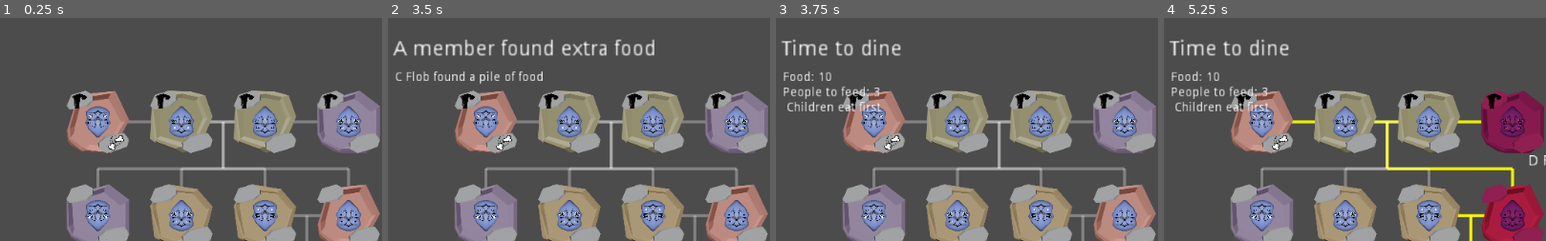
Above: before the commit, frames 1-4 (left to right).
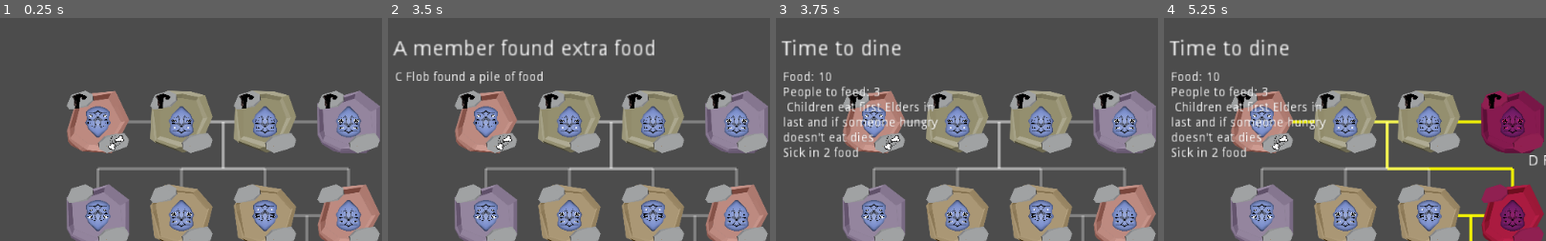
Above: after the commit, the same moments.

Repository: pmoco/GGJ23-FlipFlop_Gene
Game: Godot game, scene res://scenes/test.tscn
Two runs of this game, one before a commit and one after it. Both use one fixed random seed, a clock stepped at 60 frames per second and the inputs below.
Inputs (mouse positions are % of the whole screen's width and height, from its top left):
- Up to frame 1 (0.25 s): no input
- Up to frame 2 (3.5 s): click "Next" at 0.5 s; click "Next" at 1.25 s; click "OK" at 2 s; click "OK" at 2.75 s
- Up to frame 3 (3.75 s): click "Next" at 3.5 s
- Up to frame 4 (5.25 s): click "OK" at 4.25 s; tap Enter at 5 s; move the mouse to (72, 45) at 5.02 s; click (72, 45) at 5.17 s
The pictures show only the part of the screen within x 26-76%, y 18-68%; the shares and areas given below are measured in that part.

Frames 1-2 are identical in both runs. In frame 3, 1.7% of the frame differs, in the area x 2-43%, y 37-63%; in frame 4, 1.7%.

Commit message:
Add eat function on character

Diff:
--- a/Character.gd
+++ b/Character.gd
@@ -235,3 +235,23 @@
 	is_selected = true
 	for parent in parents:
 		parent.set_is_selected_parent()
+
+func eat(totalfood):
+	var hungry = 0
+	var foodneeded
+	if(self.status == STATUS.SICK):
+		foodneeded = 2
+	else:
+		foodneeded = 1
+	if totalfood-foodneeded >= 0:
+		totalfood = totalfood-foodneeded
+		if self.status == STATUS.HUNGRY:
+			self.status = STATUS.HEALTHY
+	else:
+		hungry = randi() % 2
+		if hungry == 0:
+			if self.status == STATUS.HUNGRY:
+				print("time to die")
+				self.is_alive = false
+			self.status = STATUS.HUNGRY
+	return totalfood
--- a/scripts/Events/DiedEvent.gd
+++ b/scripts/Events/DiedEvent.gd
@@ -22,7 +22,7 @@
 	scene.peopleCount = scene.peopleCount -1
 
 	self.eventName =  "ThisisaDeathEvent"
-	self.photoPath = "//"
+	self.photoPath = "ASSETS/SPLASHART_DEATH.png"
 
 	character_to_kill.is_alive = false
 	return 0
--- a/scripts/Events/DineEvent.gd
+++ b/scripts/Events/DineEvent.gd
@@ -3,10 +3,10 @@
 
 func triggerEvent(scene) :
 	self.title = "Time to dine"
-	self.text = "Food: "+ String(scene.food) + "\nPeople to feed: "+ String(scene.peopleCount)+ "\n Children eat first"
+	self.text = "Food: "+ String(scene.food) + "\nPeople to feed: "+ String(scene.peopleCount)+ "\n Children eat first Elders in last and if someone hungry doesn't eat dies\nSick in 2 food"
 
 	self.eventName =  "ThisisaDineEvent"
-	self.photoPath = "//"
+	self.photoPath = "ASSETS/SPLASHART_MEAL.png"
 
 	return 0
 #	scene.graph_holder
--- a/scripts/Events/ExtrafoodEvent.gd
+++ b/scripts/Events/ExtrafoodEvent.gd
@@ -14,5 +14,5 @@
 	scene.food = scene.food +5
 
 	self.eventName =  "ThisisanextrafoodEvent"
-	self.photoPath = "//"
+	self.photoPath = "ASSETS/SPLASHART_EXTRA FOOD.png"
 	return 0
--- a/scripts/Events/HaveChildEvent.gd
+++ b/scripts/Events/HaveChildEvent.gd
@@ -25,7 +25,7 @@
 	scene.peopleCount = scene.peopleCount +1
 
 	self.eventName =  "ThisisanEvent"
-	self.photoPath = "ASSETS/SPLASHART_FISHING.png"
+	self.photoPath = "ASSETS/SPLASHART_BABY.png"
 
 #	scene.graph_holder
 	var baby = Character.new()
--- a/scripts/Events/MarryEvent.gd
+++ b/scripts/Events/MarryEvent.gd
@@ -20,7 +20,7 @@
 	scene.peopleCount = scene.peopleCount +1
 
 	self.eventName =  "ThisisanEvent"
-	self.photoPath = "ASSETS/SPLASHART_FISHING.png"
+	self.photoPath = "ASSETS/SPLASHART_MARRIAGE.png"
 
 #	scene.graph_holder
 	character1.marry(character2)
--- a/scripts/Events/SickEvent.gd
+++ b/scripts/Events/SickEvent.gd
@@ -23,7 +23,7 @@
 		self.text = character_to_kill.first_name+" " +character_to_kill.last_name+ " got sick"
 
 	self.eventName =  "ThisisaSickEvent"
-	self.photoPath = "//"
+	self.photoPath = "ASSETS/SPLASHART_SICKNESS.png"
 
 	return 0
 	#Change character state
--- a/scripts/Events/StrangerFoundEvent.gd
+++ b/scripts/Events/StrangerFoundEvent.gd
@@ -13,7 +13,7 @@
 	scene.peopleCount = scene.peopleCount +1
 
 	self.eventName =  "ThisisanEvent"
-	self.photoPath = "ASSETS/SPLASHART_HARVESTING.png"
+	self.photoPath = "ASSETS/SPLASHART_STRANGER.png"
 
 #	scene.graph_holder
 	var stranger = Character.new()
--- a/scripts/Events/WoundedEvent.gd
+++ b/scripts/Events/WoundedEvent.gd
@@ -23,7 +23,7 @@
 		self.text = character_to_kill.first_name+" " +character_to_kill.last_name+ " got injured"
 
 	self.eventName =  "ThisisawoundedEvent"
-	self.photoPath = "//"
+	self.photoPath = "ASSETS/SPLASHART_SICKNESS.png"
 	return 0
 
 	#Change character state
--- a/scripts/states/Night.gd
+++ b/scripts/states/Night.gd
@@ -15,52 +15,25 @@
 	var event  =  scene.eventManager.getDineEvent(scene)
 	flag = event.triggerEvent( scene)
 	if flag == 0 :
-		scene.food = feed(scene)
 		var eventWindow = scene.EventWindow
 		eventWindow.open(event.title , event.text, event.photoPath)
+		scene.food = feed(scene)
 
 func feed(scene):
 	var childs = scene.graph_holder.get_characters_by_age (Character.AGE.CHILD)
 	var adults = scene.graph_holder.get_characters_by_age (Character.AGE.ADULT)
 	var elders = scene.graph_holder.get_characters_by_age (Character.AGE.ELDER)
 	var food = scene.food
-	var hungry
 	for i in childs:
 		if i.is_alive:
-			if food-1 >= 0:
-				food = food-1
-			else:
-				hungry = randi() % 2
-				if hungry == 0:
-					if i.status == Character.STATUS.HUNGRY:
-						hungry = randi() % 2
-						if hungry == 0:
-							i.is_alive = false
-					i.status = Character.STATUS.HUNGRY
+			food = i.eat(food)
 	for i in adults:
 		if i.is_alive:
-			if food-1 >= 0:
-				food = food-1
-			else:
-				hungry = randi() % 2
-				if hungry == 0:
-					if i.status == Character.STATUS.HUNGRY:
-						hungry = randi() % 2
-						if hungry == 0:
-							i.is_alive = false
-					i.status = Character.STATUS.HUNGRY
+			food = i.eat(food)
 	for i in elders:
 		if i.is_alive:
-			if food-1 >= 0:
-				food = food-1
-			else:
-				hungry = randi() % 2
-				if hungry == 0:
-					if i.status == Character.STATUS.HUNGRY:
-						hungry = randi() % 2
-						if hungry == 0:
-							i.is_alive = false
-					i.status = Character.STATUS.HUNGRY
+			food = i.eat(food)
+
 	return food
 # Called every frame. 'delta' is the elapsed time since the previous frame.
 #func _process(delta):
